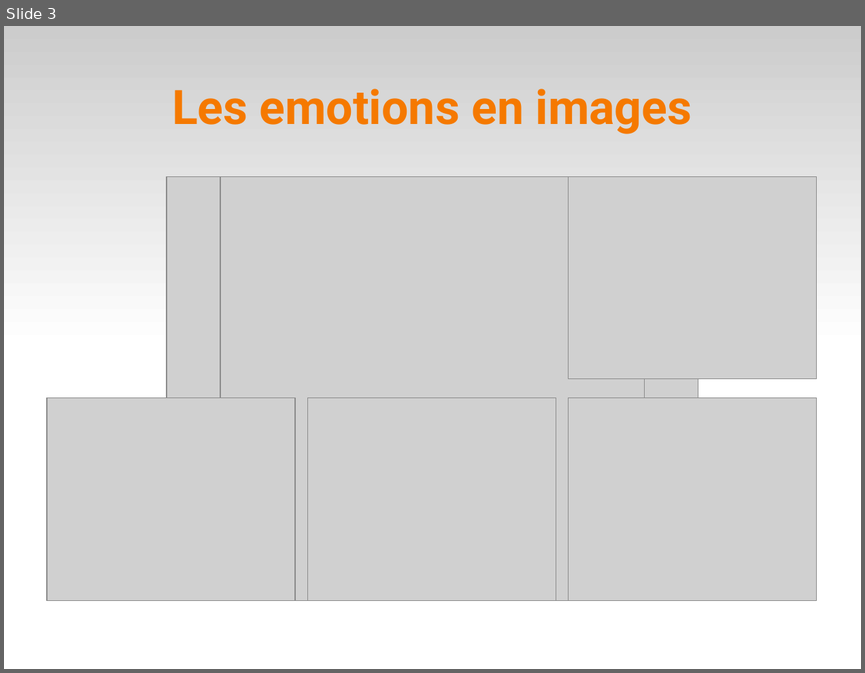
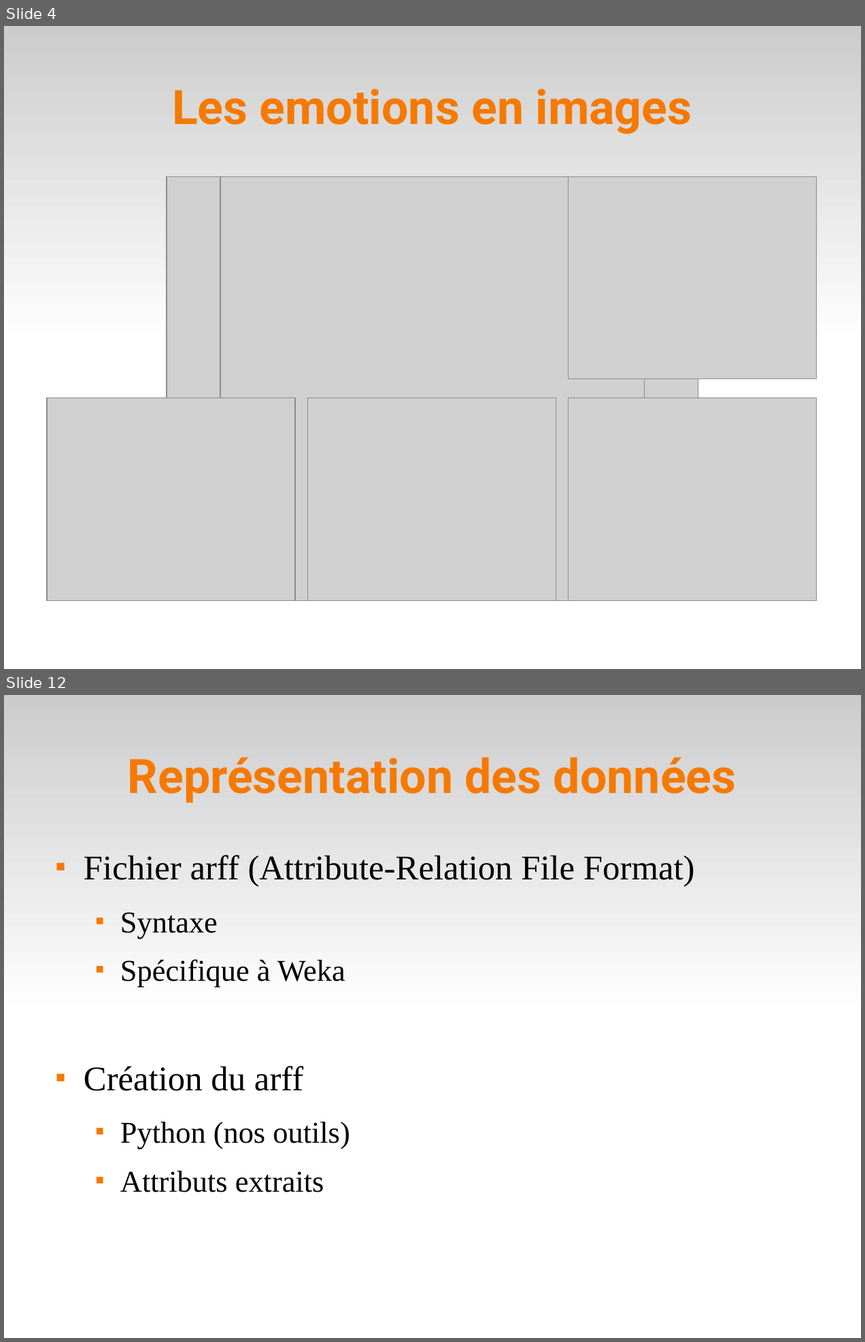
Before and after one commit to sairamnivedita/emotion-detection, a slide deck: doc/pres.odp. Shown one above the other, each under a label of ours: slide 3 before the commit, slides 4 and 12 after it; the slides between them are not shown. The pictures are 865x673 and 865x1342 pixels, drawn with LibreOffice and Linux fonts; fonts in the diff are those of the drawing; grey boxes stand for pictures. Boxes give left, top, right and bottom in pixels: in the first picture for what was removed or moved away, otherwise in the second. Text is boxed around its words. In the diff, an @@ line names an element or a change of style, - is before the commit and + after.

```diff
--- a/doc/pres.odp
+++ b/doc/pres.odp
@@ slide 12 added at box(4, 695, 861, 1338), background #FFFFFF; not listed: 1 template element that a slide beside it also shows @@
@@ title added at box(128, 757, 736, 802), 44 pt, text #F57900, bold @@
+Représentation des données
@@ text added at box(84, 855, 695, 1192), 28 pt, text #000000 @@
+■ Fichier arff (Attribute-Relation File Format)
+  ■ Syntaxe
+  ■ Spécifique à Weka
+■ Création du arff
+  ■ Python (nos outils)
+  ■ Attributs extraits
@@ what was slide 3 is now slide 4 @@
```
Also in this commit, not shown: 8 slides changed, 5 other slides added, 3 slides removed, 1 other file.
